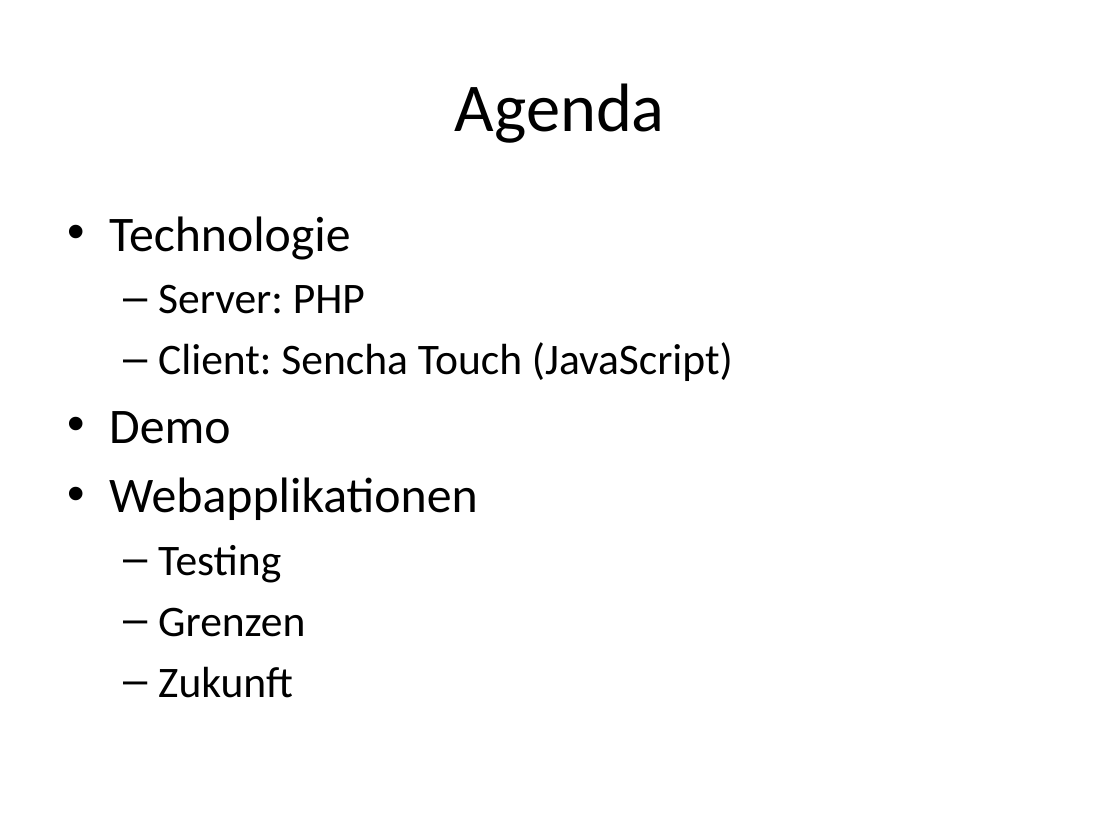
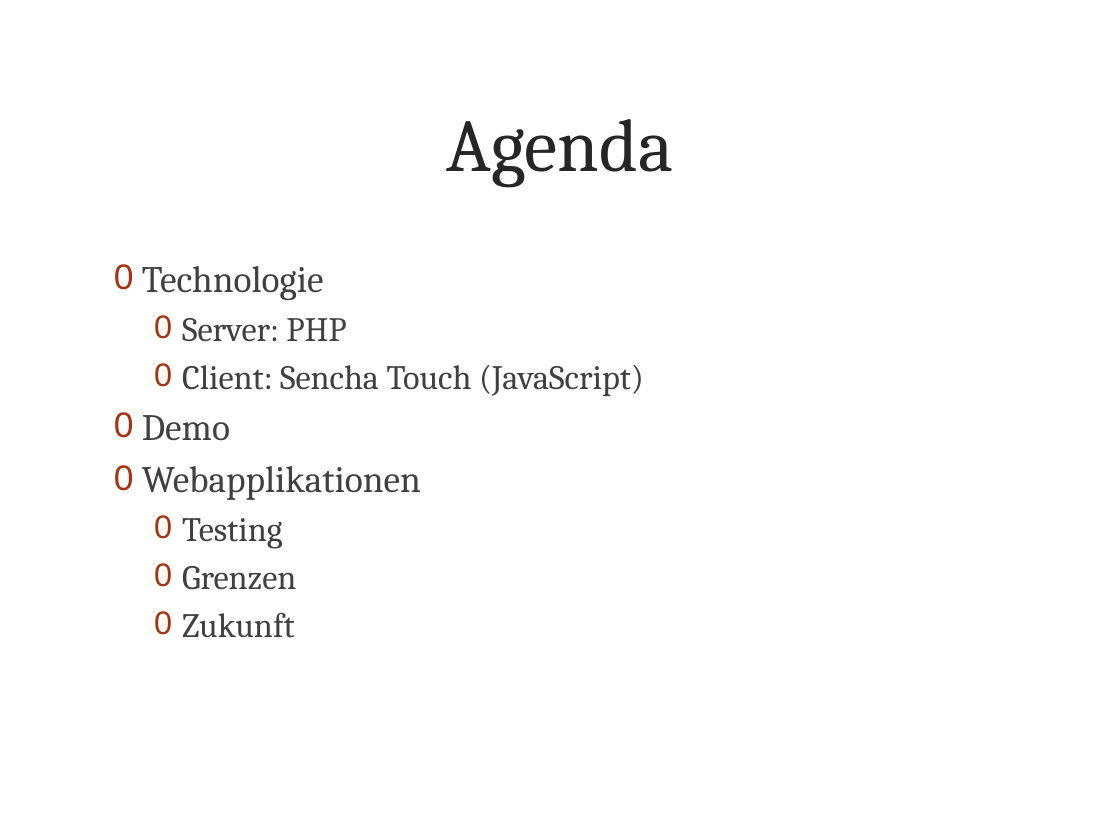
Before and after one commit to metaodi/TrailDevilsXPl-2, a slide deck: slide 2 of _DOCUMENTATION/Presentation/Praesentation-Traildevils-XPl2.pptx. Drawn at 1120x840 pixels with LibreOffice and Linux fonts; fonts in the diff are those of the drawing; background and template pictures are left out. Boxes give left, top, right and bottom in pixels: in the first picture for what was removed or moved away, otherwise in the second. Text is boxed around its words. In the diff, an @@ line names an element or a change of style, - is before the commit and + after.

```diff
--- a/_DOCUMENTATION/Presentation/Praesentation-Traildevils-XPl2.pptx
+++ b/_DOCUMENTATION/Presentation/Praesentation-Traildevils-XPl2.pptx
@@ title "Agenda": place and size @@
-title "Agenda" at (455,83,665,143)
+title "Agenda" at (447,119,674,187)
@@ title "Agenda" at (447,119,674,187): size 44 to 48 pt, font Calibri to Cambria, text colour #000000 to #262626 @@
@@ text "Technologie": place and size @@
-text "Technologie" at (109,216,733,698)
+text "Technologie" at (142,266,644,638)
@@ text "Technologie" at (142,266,644,638): size 32 to 24 pt in "Technologie", "Demo", "Webapplikationen"; font Calibri to Cambria, text colour #000000 to #404040; size 28 to 22 pt in "Server: PHP", "Client: Sencha Touch (JavaScript)", "Testing", "Grenzen" and 1 more places; bullet • to 0; less space between paragraphs; bullet – to 0 @@
```
Also in this commit, not shown: 7 other slides changed, 3 slides added.
